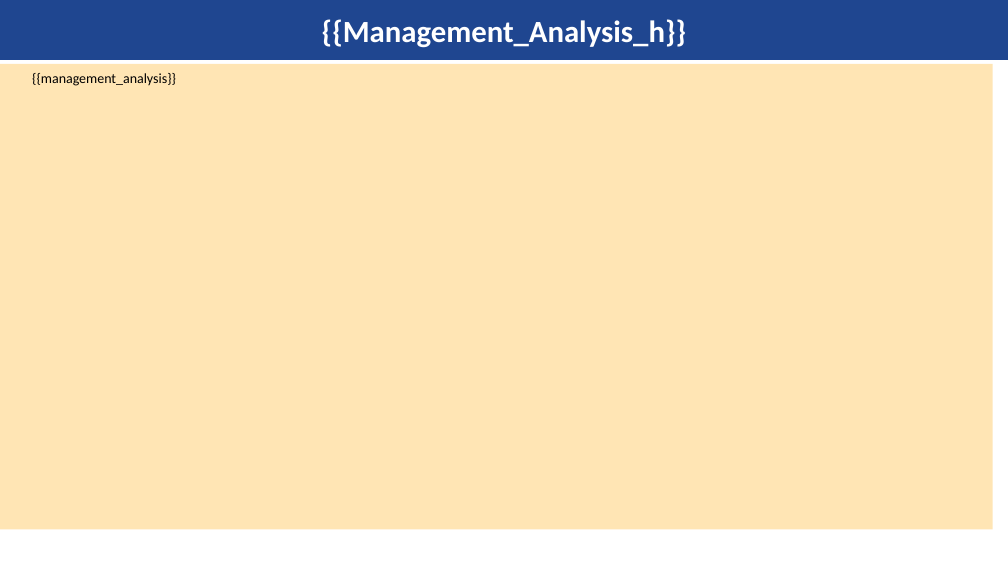
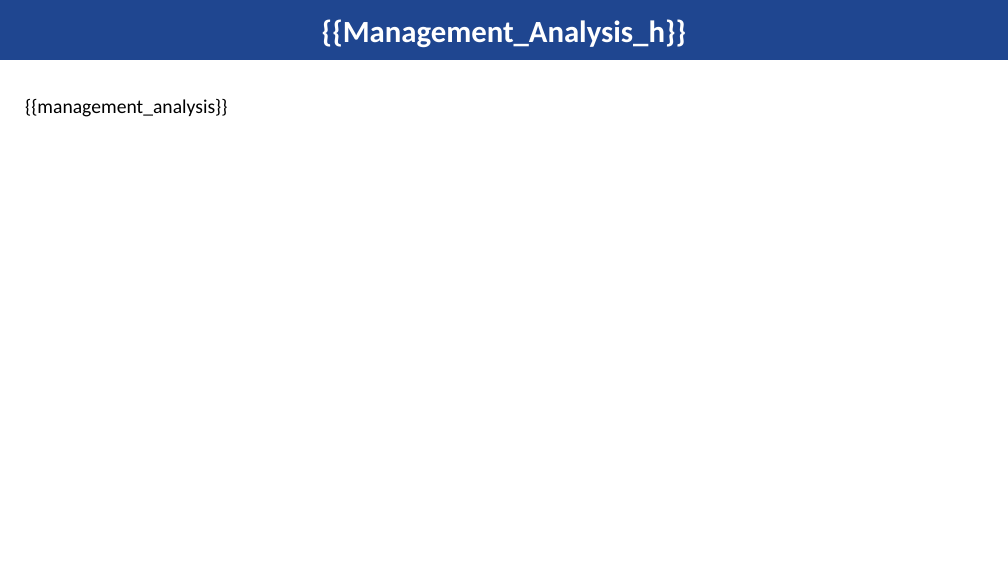
Before and after one commit to kishanyash/fluffy-lamp, a slide deck: slide 5 of master_template.pptx. Drawn at 1008x567 pixels with LibreOffice and Linux fonts; fonts in the diff are those of the drawing; background and template pictures are left out. Boxes give left, top, right and bottom in pixels: in the first picture for what was removed or moved away, otherwise in the second. Text is boxed around its words. In the diff, an @@ line names an element or a change of style, - is before the commit and + after.

```diff
--- a/master_template.pptx
+++ b/master_template.pptx
@@ text "{{management_analysis}}": place and size @@
-text "{{management_analysis}}" at (0, 64, 993, 529)
+text "{{management_analysis}}" at (25, 99, 227, 117)
@@ text "{{management_analysis}}" at (25, 99, 227, 117): size 10 to 14 pt; alignment justified to left; indent changed; vertical alignment middle to top; fill #FFE5B4 to none @@
```
Also in this commit, not shown: 10 other slides changed, 1 slide added.
